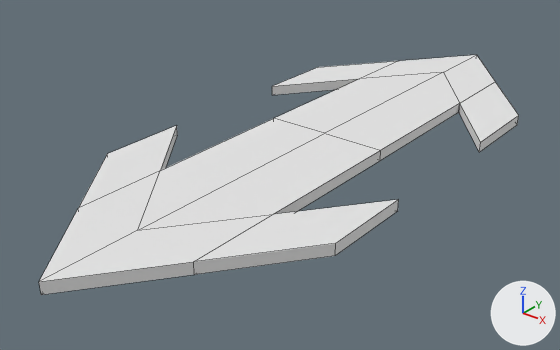
Renders of the FBX model Assets/Graphics/Gizmos/TwoWayArrow.fbx from each side of a commit.
Camera for both pictures: a 50 mm camera at (1.58, -2.25, 1.19) aimed at (-0.1, -0.15, -0.1). Lighting does not change. The marker at lower right points along +X, +Y and +Z. Mesh edges are drawn as thin lines. Where no turn or scale is listed for an object, it has been applied to the vertices.

The first picture shows 'Two-Way-Arrow'.
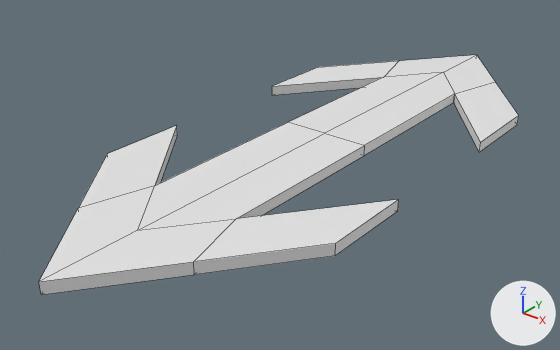
Changed parts and their boxes [x1, y1, x2, y2] in the pictures (560 x 350 px; the box of a moved part takes in the faces that stretch with it):
part 1 of me_plane_030, moved or reshaped
    both: [78, 61, 496, 262]

Diff of the bpy script that builds the scene:
```diff
--- a/Assets/Graphics/Gizmos/TwoWayArrow.fbx.py
+++ b/Assets/Graphics/Gizmos/TwoWayArrow.fbx.py
@@ me_plane_030 @@
 me_plane_030.from_pydata(...)  # 46 vertices, 44 faces; spans x -0.5..0.5, y -1.29..1.29, z 0.0..0.04
 # used by ob_two_way_arrow; location = (0.0, 0.0, 0.0)
-me_plane_030.vertices[13].co = (-0.25, 0.62, 0.0)
-me_plane_030.vertices[15].co = (-0.25, 0.62, 0.04)  # pixel (359, 78)
-me_plane_030.vertices[16].co = (0.25, 0.62, 0.0)  # pixel (458, 112)
-me_plane_030.vertices[18].co = (0.25, 0.62, 0.04)  # pixel (459, 103)
-me_plane_030.vertices[33].co = (0.25, -0.62, 0.0)
-me_plane_030.vertices[35].co = (0.25, -0.62, 0.04)  # pixel (273, 214)
-me_plane_030.vertices[36].co = (-0.25, -0.62, 0.0)
-me_plane_030.vertices[38].co = (-0.25, -0.62, 0.04)  # pixel (160, 170)
-me_plane_030.vertices[40].co = (0.25, 0.0, 0.0)  # pixel (380, 160)
-me_plane_030.vertices[43].co = (0.25, 0.0, 0.04)  # pixel (380, 150)
-me_plane_030.vertices[44].co = (-0.25, 0.0, 0.0)
-me_plane_030.vertices[45].co = (-0.25, 0.0, 0.04)  # pixel (273, 118)
+# me_plane_030 part 1
+me_plane_030.vertices[13].co = (-0.18, 0.71, 0.0)
+me_plane_030.vertices[15].co = (-0.18, 0.71, 0.04)  # pixel (383, 77)
+me_plane_030.vertices[16].co = (0.18, 0.71, 0.0)  # pixel (453, 102)
+me_plane_030.vertices[18].co = (0.18, 0.71, 0.04)  # pixel (454, 93)
+me_plane_030.vertices[33].co = (0.18, -0.71, 0.0)
+me_plane_030.vertices[35].co = (0.18, -0.71, 0.04)  # pixel (236, 218)
+me_plane_030.vertices[36].co = (-0.18, -0.71, 0.0)
+me_plane_030.vertices[38].co = (-0.18, -0.71, 0.04)  # pixel (154, 185)
+me_plane_030.vertices[40].co = (0.18, 0.0, 0.0)  # pixel (364, 155)
+me_plane_030.vertices[43].co = (0.18, 0.0, 0.04)  # pixel (364, 145)
+me_plane_030.vertices[44].co = (-0.18, 0.0, 0.0)
+me_plane_030.vertices[45].co = (-0.18, 0.0, 0.04)  # pixel (287, 122)
 me_plane_030.materials.append(mat_universal_development_shader)
```
